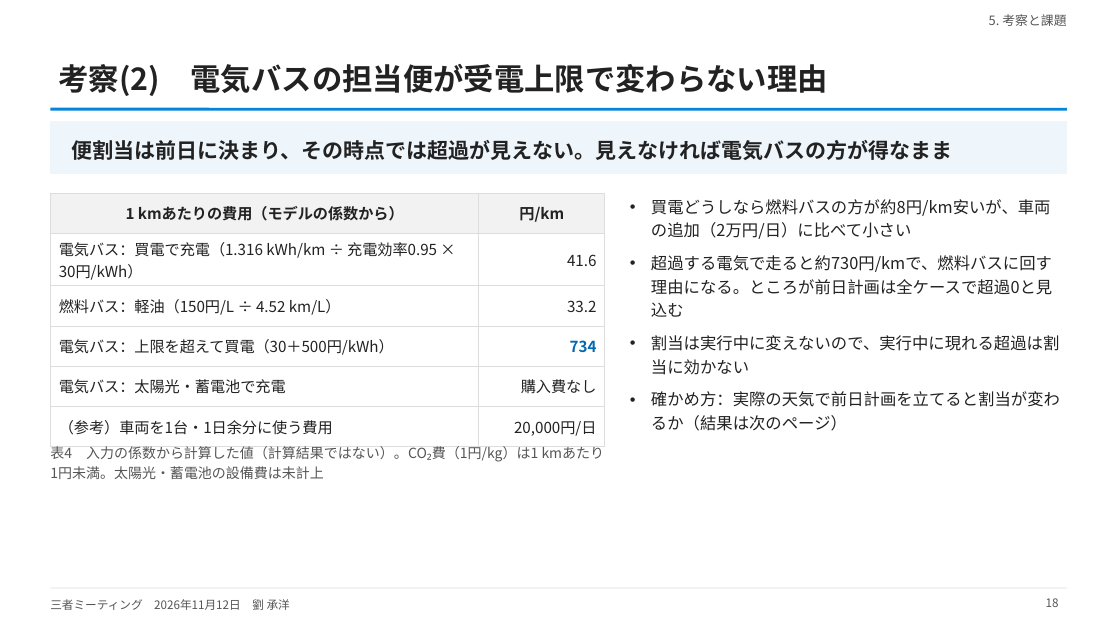
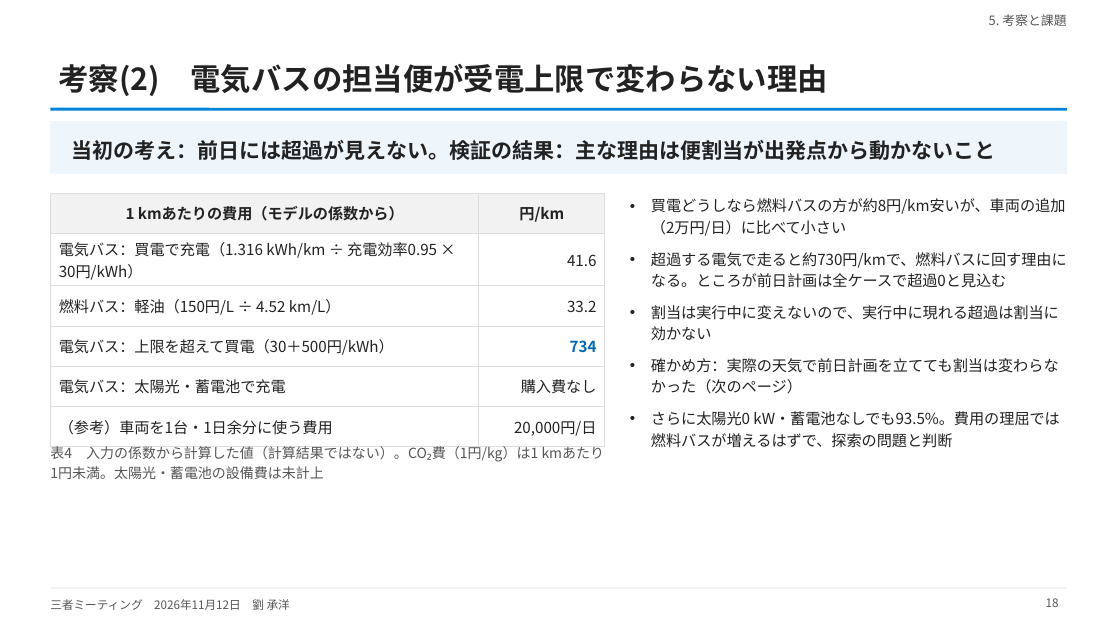
Before and after one commit to CYLIU2003/master-course, a slide deck: slide 18 of outcome/2026-11-12_three_party/three_party_20261112.pptx. Drawn at 1120x630 pixels with LibreOffice and Linux fonts; fonts in the diff are those of the drawing. Boxes give left, top, right and bottom in pixels: in the first picture for what was removed or moved away, otherwise in the second. Text is boxed around its words. In the diff, an @@ line names an element or a change of style, - is before the commit and + after.

```diff
--- a/outcome/2026-11-12_three_party/three_party_20261112.pptx
+++ b/outcome/2026-11-12_three_party/three_party_20261112.pptx
@@ text at (71,140,995,160): text changed @@
-便割当は前日に決まり、その時点では超過が見えない。見えなければ電気バスの方が得なまま
+当初の考え：前日には超過が見えない。検証の結果：主な理由は便割当が出発点から動かないこと
@@ text at (651,198,1067,340): size 14 to 13 pt in "買電どうしなら燃料バスの方が約8円/km安いが、車両の追加（2万円/日）に比べて小さい", "超過する電気で走ると約730円/kmで、燃料バスに回す理由になる。ところが前日計画は全ケースで超過0と見込む", "割当は実行中に変えないので、実行中に現れる超過は割当に効かない" @@
@@ text at (651,358,1059,448): text changed; size 14 to 13 pt @@
-• 確かめ方：実際の天気で前日計画を立てると割当が変わるか（結果は次のページ）
+• 確かめ方：実際の天気で前日計画を立てても割当は変わらなかった（次のページ）
+• さらに太陽光0 kW・蓄電池なしでも93.5%。費用の理屈では燃料バスが増えるはずで、探索の問題と判断
```
Also in this commit, not shown: 5 other slides changed, 2 slides added, 3 other files.
